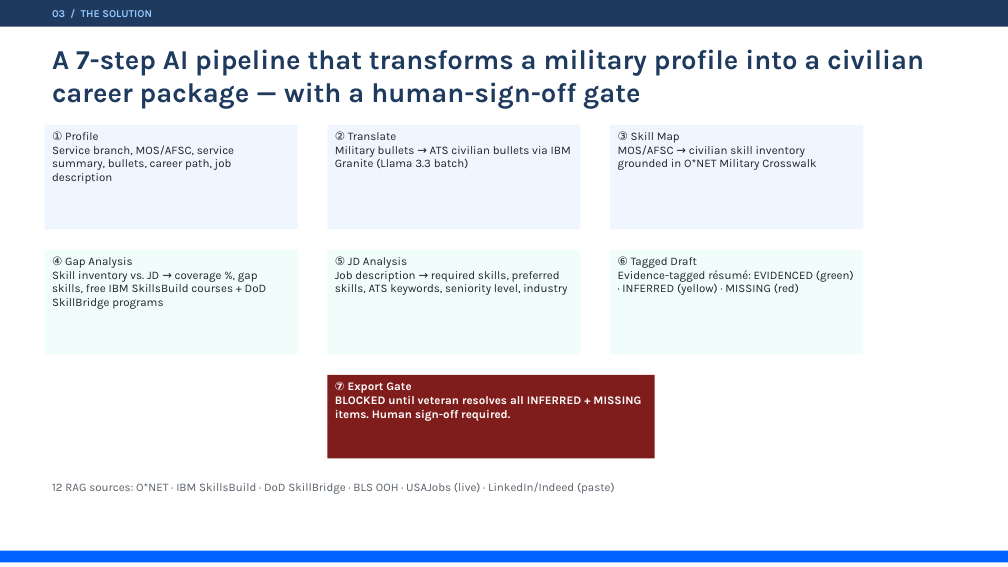
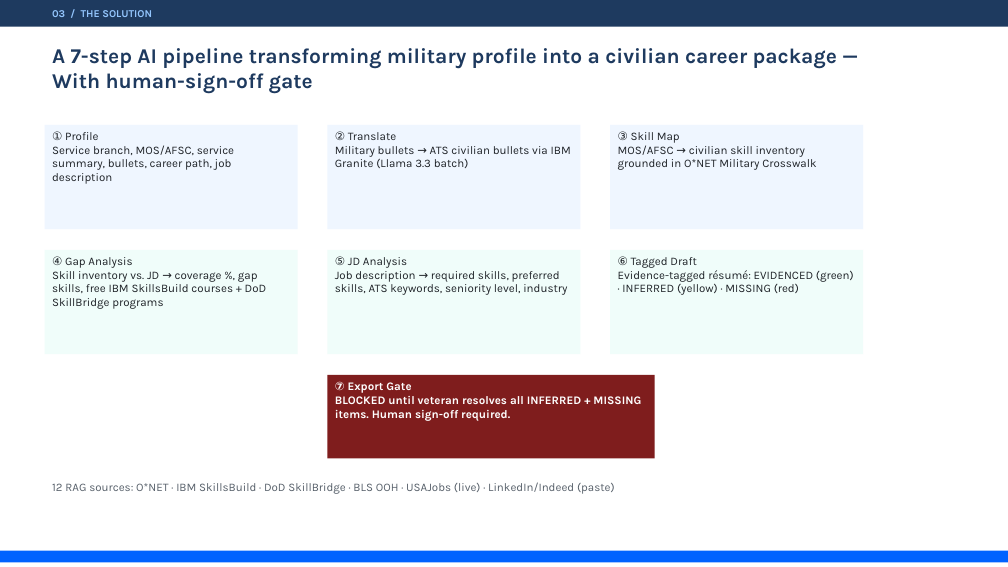
Before and after one commit to jaywarfield/golden-gate-glory, a slide deck: slide 4 of docs/images/source/Mission Veteran AI - Presentation.pptx. Drawn at 1008x567 pixels with LibreOffice and Linux fonts; fonts in the diff are those of the drawing. Boxes give left, top, right and bottom in pixels: in the first picture for what was removed or moved away, otherwise in the second. Text is boxed around its words. In the diff, an @@ line names an element or a change of style, - is before the commit and + after.

```diff
--- a/docs/images/source/Mission Veteran AI - Presentation.pptx
+++ b/docs/images/source/Mission Veteran AI - Presentation.pptx
@@ text at [52,48,837,94]: text changed; size 26 to 20 pt @@
-A 7-step AI pipeline that transforms a military profile into a civilian career package — with a human-sign-off gate
+A 7-step AI pipeline transforming military profile into a civilian career package —
+With human-sign-off gate
```
Also in this commit, not shown: 4 other slides changed, 4 other files.
